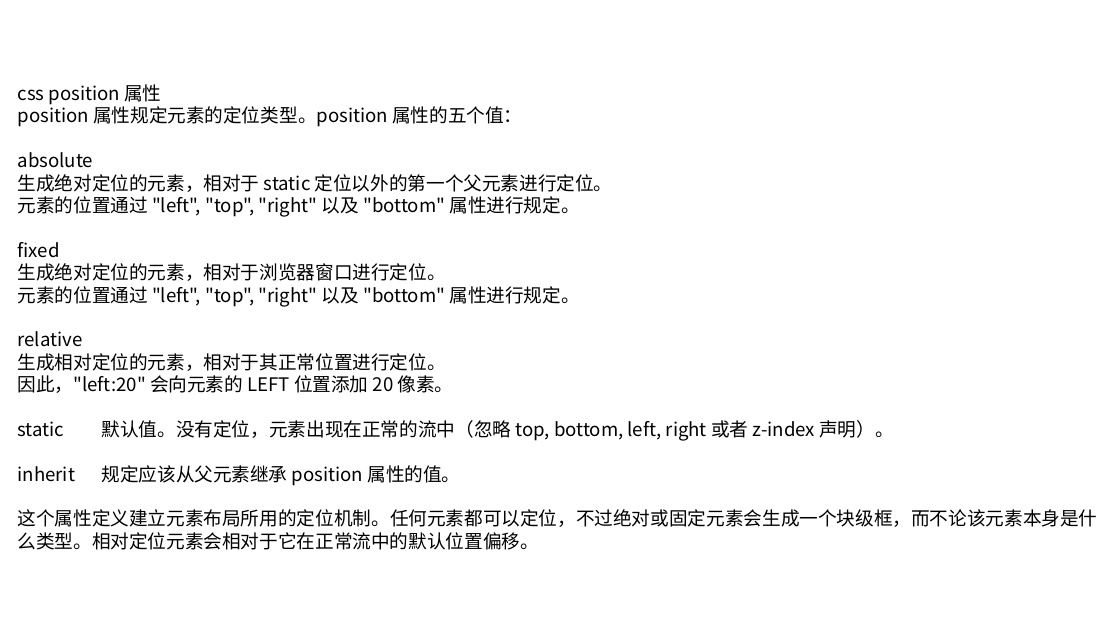
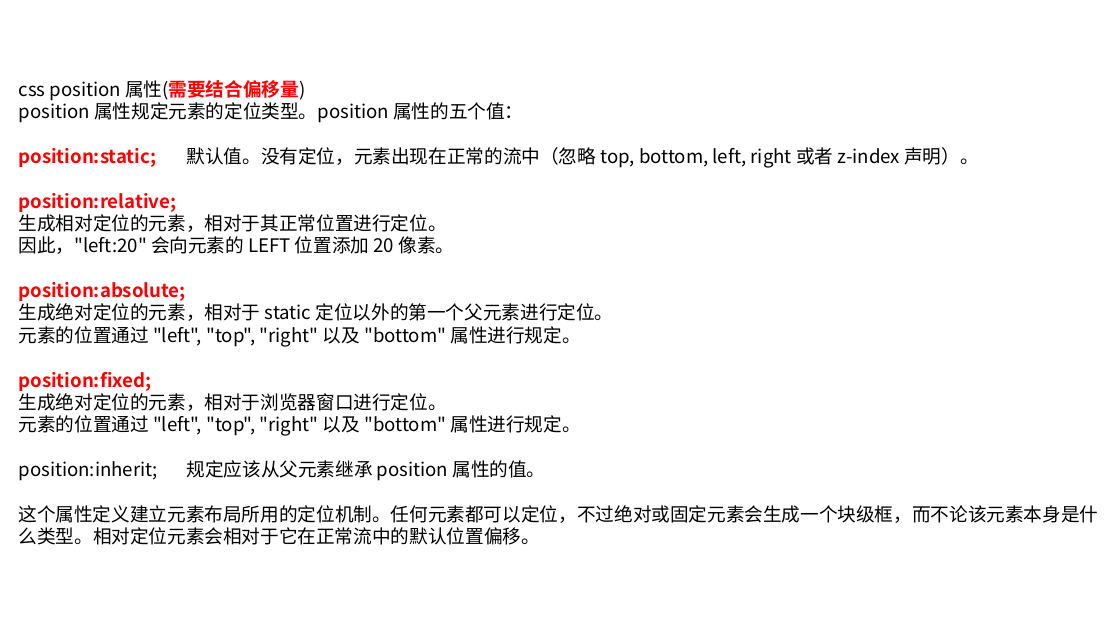
Before and after one commit to linkknown/PPT, a slide deck: slide 18 of 前端PPT/css 简介.pptx (slide 17 before the commit). Drawn at 1120x630 pixels with LibreOffice and Linux fonts; fonts in the diff are those of the drawing; background and template pictures are left out. Boxes give left, top, right and bottom in pixels: in the first picture for what was removed or moved away, otherwise in the second. Text is boxed around its words. In the diff, an @@ line names an element or a change of style, - is before the commit and + after.

```diff
--- a/前端PPT/css 简介.pptx
+++ b/前端PPT/css 简介.pptx
@@ text at (19,80,305,101): text changed @@
-css position 属性
+css position 属性(需要结合偏移量)
@@ text at (19,147,978,301): text changed @@
-absolute
+position:static; 默认值。没有定位，元素出现在正常的流中（忽略 top, bottom, left, right 或者 z-index 声明）。
+position:relative;
+生成相对定位的元素，相对于其正常位置进行定位。
+因此，"left:20" 会向元素的 LEFT 位置添加 20 像素。
+position:absolute;
@@ text at (19,372,152,391): text changed; text colour #000000 to #FF0000; bold on @@
-fixed
+position:fixed;
@@ text at (19,460,546,481): text changed @@
-relative
-生成相对定位的元素，相对于其正常位置进行定位。
-因此，"left:20" 会向元素的 LEFT 位置添加 20 像素。
-static 默认值。没有定位，元素出现在正常的流中（忽略 top, bottom, left, right 或者 z-index 声明）。
-inherit 规定应该从父元素继承 position 属性的值。
+position:inherit; 规定应该从父元素继承 position 属性的值。
```
Also in this commit, not shown: 10 other slides changed, 1 slide added.
